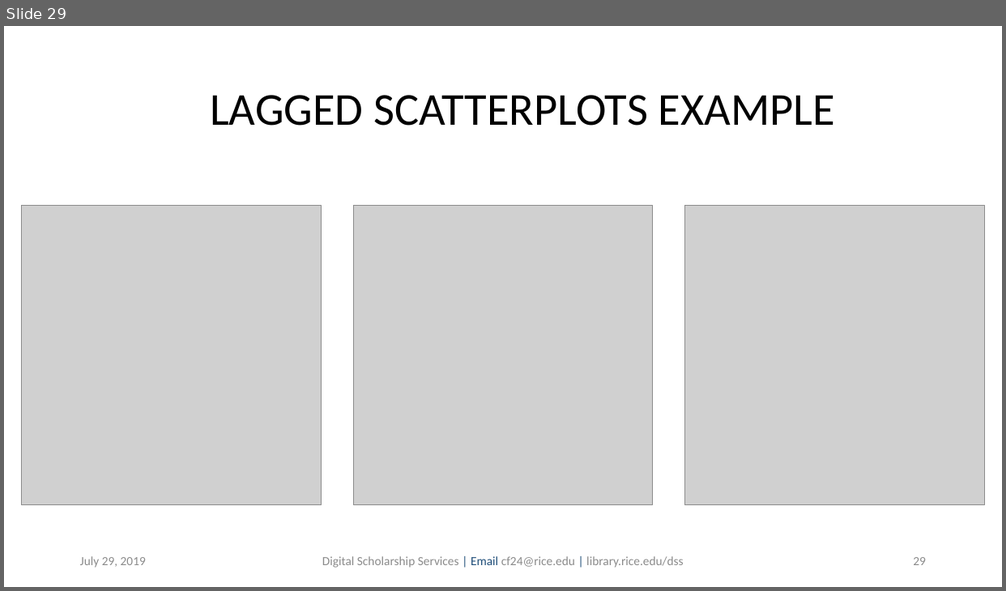
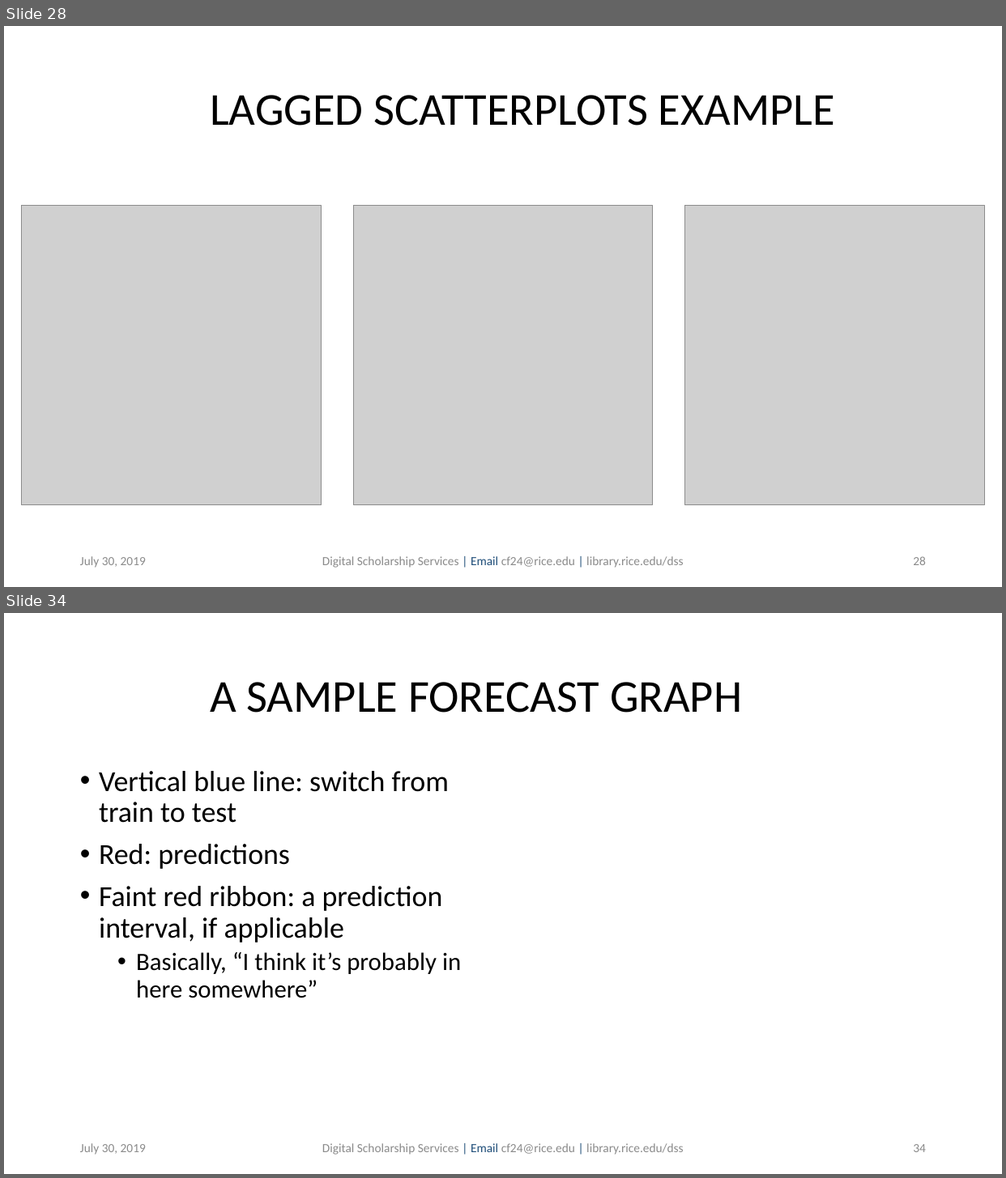
Before and after one commit to bakitybacon/rice-data-and-donuts, a slide deck: tsa/Introduction to Time Series Analysis.pptx. Shown one above the other, each under a label of ours: slide 29 before the commit, slides 28 and 34 after it; the slides between them are not shown. The pictures are 1006x591 and 1006x1178 pixels, drawn with LibreOffice and Linux fonts; fonts in the diff are those of the drawing; grey boxes stand for pictures; background and template pictures are left out. Boxes give left, top, right and bottom in pixels: in the first picture for what was removed or moved away, otherwise in the second. Text is boxed around its words. In the diff, an @@ line names an element or a change of style, - is before the commit and + after.

```diff
--- a/tsa/Introduction to Time Series Analysis.pptx
+++ b/tsa/Introduction to Time Series Analysis.pptx
@@ slide 34 added at (4, 613, 1002, 1174), background #FFFFFF @@
@@ title added at (210, 682, 742, 713), 44 pt, text #000000 @@
+A SAMPLE FORECAST GRAPH
@@ text added at (99, 771, 461, 999), 28 pt, text #000000 @@
+• Vertical blue line: switch from train to test
+• Red: predictions
+• Faint red ribbon: a prediction interval, if applicable
+  • Basically, “I think it’s probably in here somewhere”
@@ text added at (80, 1144, 146, 1155), 12 pt, text #8C8C8C @@
+July 30, 2019
@@ text added at (322, 1144, 683, 1155), 12 pt, text #8C8C8C @@
+Digital Scholarship Services | Email cf24@rice.edu | library.rice.edu/dss
@@ page number added at (913, 1144, 926, 1152), 12 pt, text #8C8C8C @@
+34
@@ what was slide 29 is now slide 28 @@
@@ slide 28 changed as well @@
@@ text at (80, 557, 146, 568): text changed @@
-July 29, 2019
+July 30, 2019
@@ page number at (913, 557, 926, 565): text changed @@
-29
+28
```
Also in this commit, not shown: 39 other slides changed, 8 other slides added.
